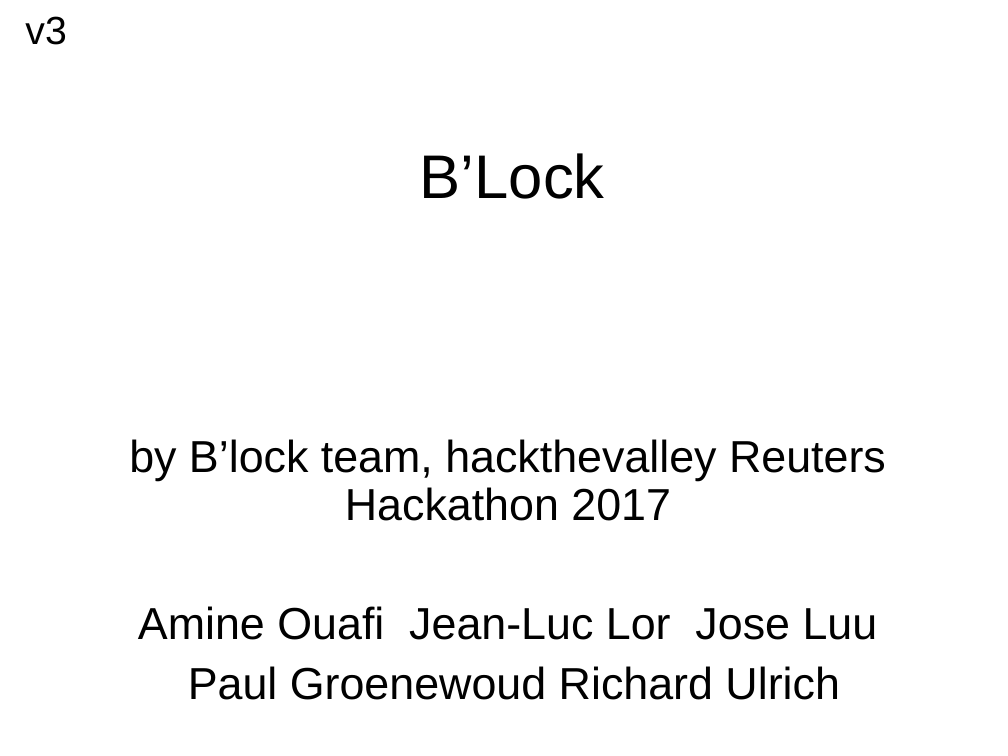
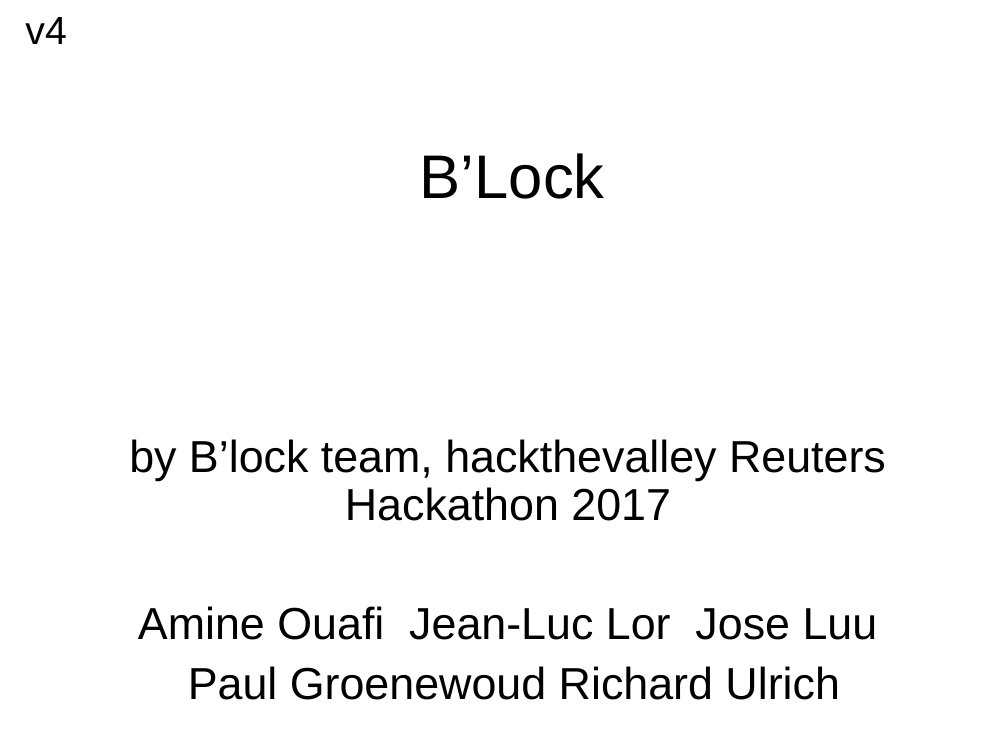
Before and after one commit to blockTeamhackathon/documents, a slide deck: slide 1 of B’Lock.ppt. Drawn at 1008x756 pixels with LibreOffice and Linux fonts; fonts in the diff are those of the drawing. Boxes give left, top, right and bottom in pixels: in the first picture for what was removed or moved away, otherwise in the second. Text is boxed around its words. In the diff, an @@ line names an element or a change of style, - is before the commit and + after.

```diff
--- a/B’Lock.ppt
+++ b/B’Lock.ppt
@@ text at (25,17,66,44): text changed @@
-v3
+v4
```
Also in this commit, not shown: 3 other slides changed, 4 slides added.
